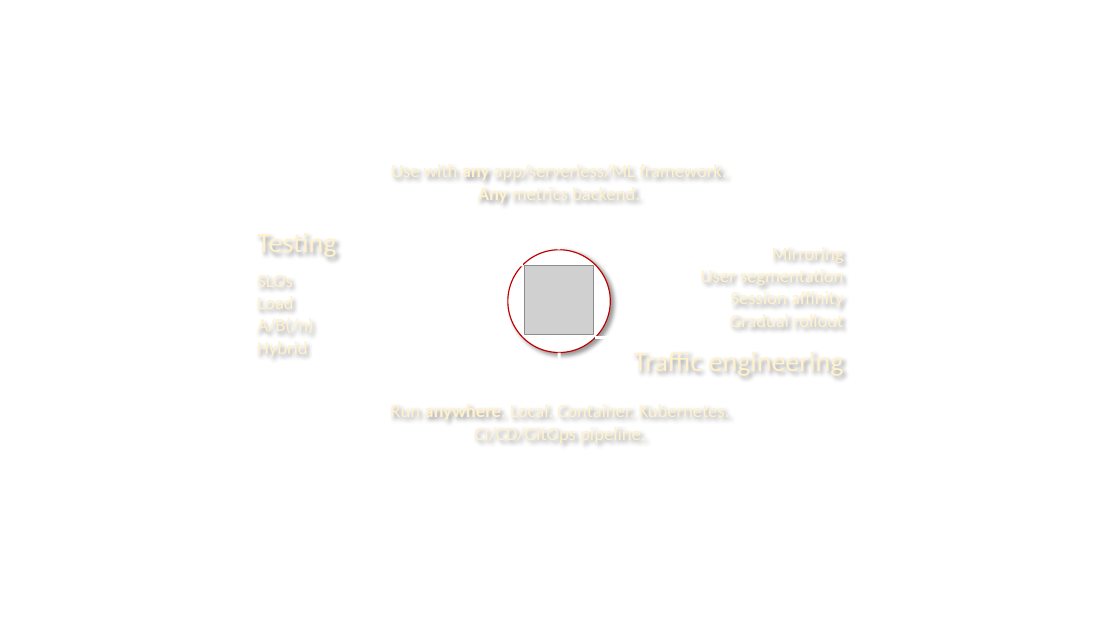
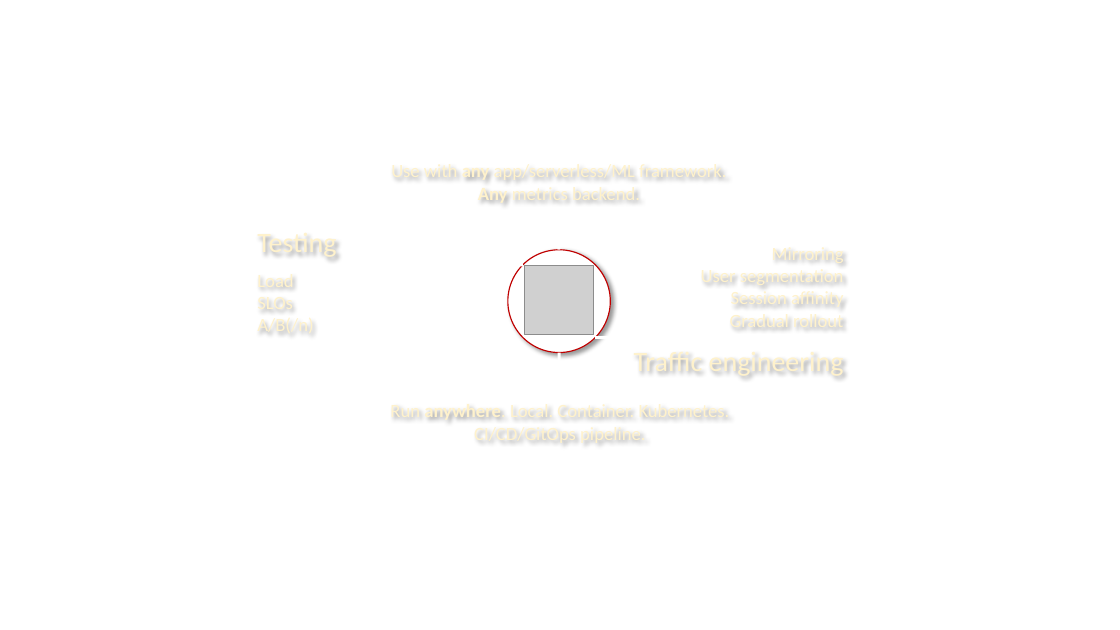
Before and after one commit to iter8-tools/iter8, a slide deck: slide 7 of mkdocs/docs/images/src/illustration.pptx. Drawn at 1120x630 pixels with LibreOffice and Linux fonts; fonts in the diff are those of the drawing; grey boxes stand for pictures. Boxes give left, top, right and bottom in pixels: in the first picture for what was removed or moved away, otherwise in the second. Text is boxed around its words. In the diff, an @@ line names an element or a change of style, - is before the commit and + after.

```diff
--- a/mkdocs/docs/images/src/illustration.pptx
+++ b/mkdocs/docs/images/src/illustration.pptx
@@ text at (257, 269, 293, 292): paragraph added @@
+Load
@@ text at (257, 292, 293, 315): paragraph removed @@
-Load
@@ text at (257, 337, 307, 360): paragraph removed @@
-Hybrid
```
Also in this commit, not shown: 1 other slide changed, 6 other files.
